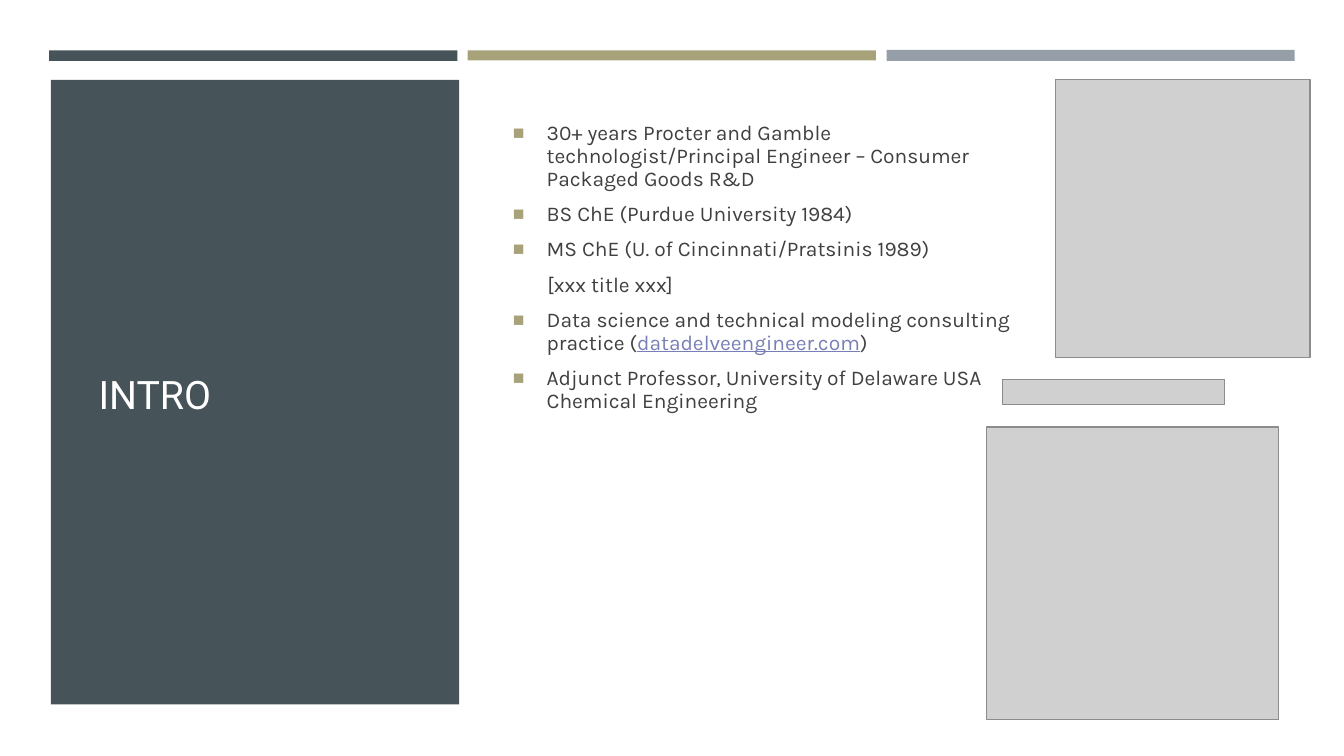
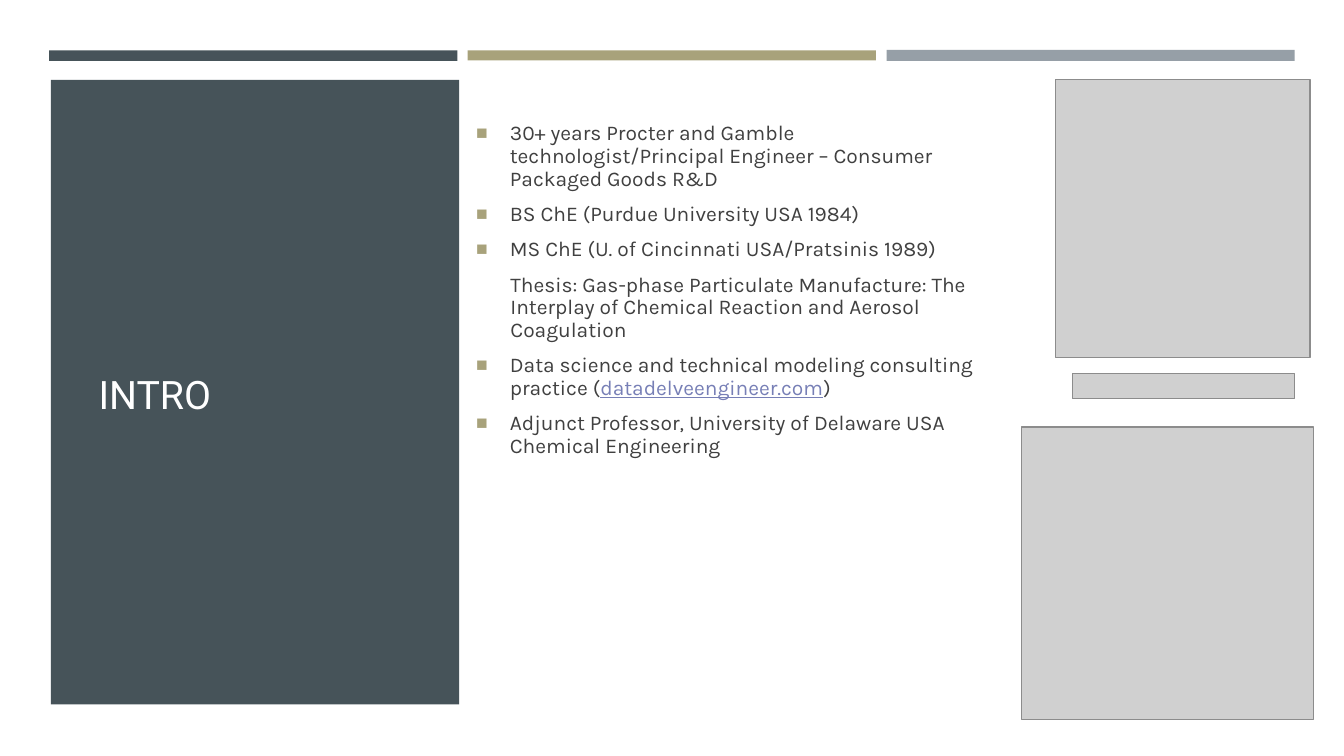
Before and after one commit to jlandgre/Engineering_Model_Best_Practices, a slide deck: slide 2 of Best_Practices_Coded_Models.pptx. Drawn at 1344x756 pixels with LibreOffice and Linux fonts; fonts in the diff are those of the drawing; grey boxes stand for pictures. Boxes give left, top, right and bottom in pixels: in the first picture for what was removed or moved away, otherwise in the second. Text is boxed around its words. In the diff, an @@ line names an element or a change of style, - is before the commit and + after.

```diff
--- a/Best_Practices_Coded_Models.pptx
+++ b/Best_Practices_Coded_Models.pptx
@@ text "30+ years Procter and Gamble ...": place and size @@
-text "30+ years Procter and Gamble ..." at box(547, 125, 1009, 413)
+text "30+ years Procter and Gamble ..." at box(510, 125, 973, 458)
@@ text at box(510, 206, 966, 342): text changed @@
-■ BS ChE (Purdue University 1984)
-■ MS ChE (U. of Cincinnati/Pratsinis 1989)
-[xxx title xxx]
+■ BS ChE (Purdue University USA 1984)
+■ MS ChE (U. of Cincinnati USA/Pratsinis 1989)
+Thesis: Gas-phase Particulate Manufacture: The Interplay of Chemical Reaction and Aerosol Coagulation
@@ picture: place and size @@
-picture at box(1003, 379, 1226, 404)
+picture at box(1073, 373, 1296, 398)
@@ picture: place and size @@
-picture at box(986, 427, 1278, 720)
+picture at box(1022, 427, 1315, 720)
```
Also in this commit, not shown: 8 other slides changed, 3 other files.
